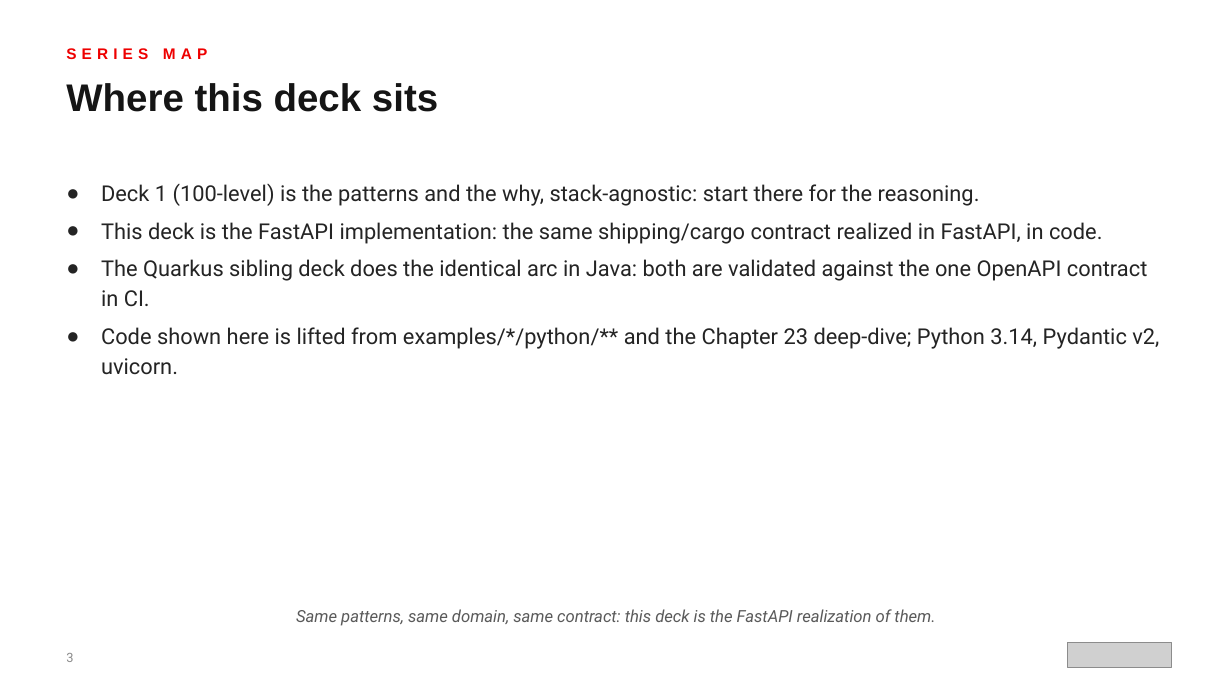
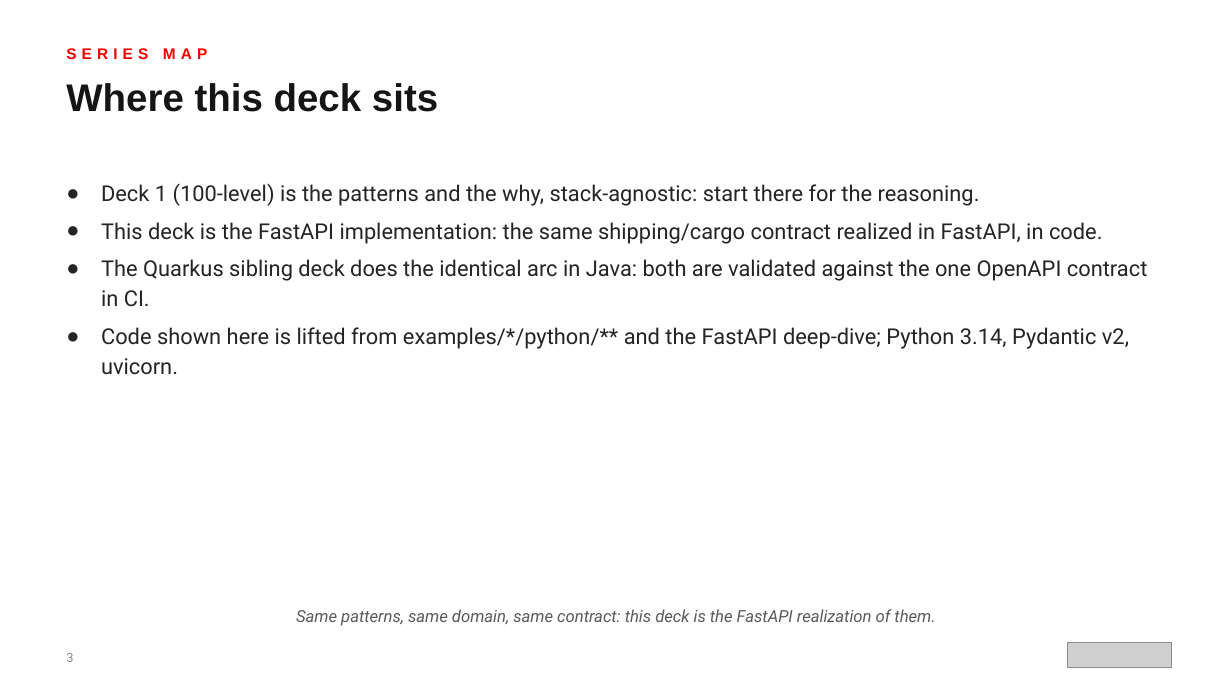
Before and after one commit to patterncatalyst/api-patterns-and-practices-rest, a slide deck: slide 3 of presentation/api-patterns-rest-python/api-patterns-rest-python-r1.2.pptx. Drawn at 1232x693 pixels with LibreOffice and Linux fonts; fonts in the diff are those of the drawing; grey boxes stand for pictures. Boxes give left, top, right and bottom in pixels: in the first picture for what was removed or moved away, otherwise in the second. Text is boxed around its words. In the diff, an @@ line names an element or a change of style, - is before the commit and + after.

```diff
--- a/presentation/api-patterns-rest-python/api-patterns-rest-python-r1.2.pptx
+++ b/presentation/api-patterns-rest-python/api-patterns-rest-python-r1.2.pptx
@@ text at box(101, 327, 1129, 375): text changed @@
-● Code shown here is lifted from examples/*/python/** and the Chapter 23 deep-dive; Python 3.14, Pydantic v2, uvicorn.
+● Code shown here is lifted from examples/*/python/** and the FastAPI deep-dive; Python 3.14, Pydantic v2, uvicorn.
```
Also in this commit, not shown: 4 other files.
